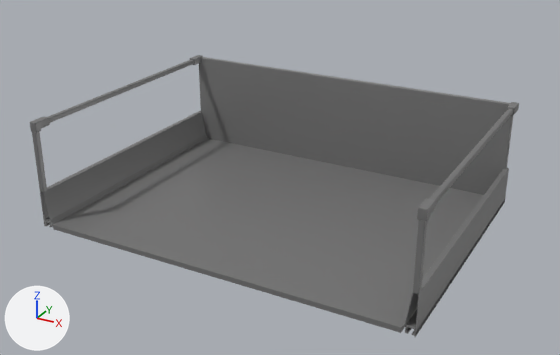
Two versions of the COLLADA model Meshes/SM_drawer_80_214/SM_drawer_80_214.dae, one commit apart.
One viewpoint serves both versions: a 50 mm camera at (0.667, -1.224, 0.583) aimed at (0.0, -0.011, -0.024). The lights are fixed; the arrows at lower left show +X, +Y and +Z.

In view in the first picture: 'SM_drawer_80_214'.
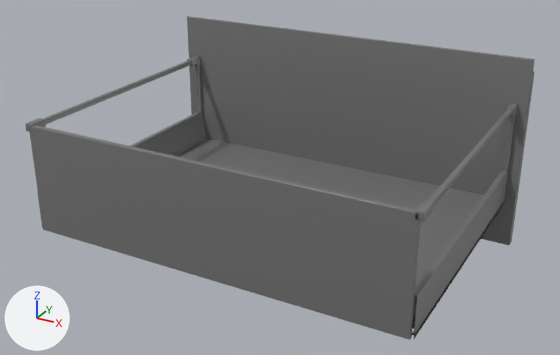
Boxes [x1, y1, x2, y2] around the edits, measured in the pictures (560 x 355 px; the box of a moved part takes in the faces that stretch with it):
'SM_drawer_80_214', reshaped (15% taller): before [30, 55, 519, 337]; after [25, 16, 535, 340]
part 1 of me_sm_drawer_80_214, moved or reshaped: before [30, 111, 509, 337]; after [37, 56, 518, 339]
part 2 of me_sm_drawer_80_214, moved or reshaped: before [199, 57, 514, 171]; after [30, 125, 421, 340]
part 3 of me_sm_drawer_80_214, added: after [187, 16, 535, 245]
part 4 of me_sm_drawer_80_214, moved or reshaped: before [44, 217, 417, 336]; after [412, 311, 416, 335]

The edits, one by one:
Material 'M_Grey_rough_paint' (mat_m_grey_rough_paint) is new.
Its base color is (0.173, 0.173, 0.173) (grey #737373).
Its roughness is 0.45.
me_sm_drawer_80_214 is used by ob_sm_drawer_80_214; location (0.0, 0.0, 0.0).
me_sm_drawer_80_214 had 1305 vertices, 2545 faces and spanned x -0.378..0.378, y -0.271..0.271, z -0.107..0.107.
me_sm_drawer_80_214 now has 1355 vertices, 2641 faces and spans x -0.397..0.397, y -0.282..0.282, z -0.199..0.199.
me_sm_drawer_80_214 part 1: the loose piece of 801 vertices spanning x -0.378..0.378, y -0.271..0.266, z -0.107..0.107 is turned -180 degrees about the z axis through its middle, then moved by (0.0, -0.006, 0.0).
me_sm_drawer_80_214 part 2: the loose piece of 40 vertices spanning x -0.371..0.371, y 0.261..0.271, z -0.107..0.104 is turned -180 degrees about the z axis through its middle, then moved by (0.0, -0.543, 0.0).
me_sm_drawer_80_214 part 3: a new loose piece of 50 vertices spanning x -0.397..0.397, y 0.261..0.282, z -0.199..0.199, in mat_m_grey_rough_paint (grey #737373).
Part 4, on me_sm_drawer_80_214:
36 vertices are removed from x -0.375..0.375, y -0.271, z -0.105..-0.092.
116 faces are deleted.
36 vertices move within x -0.375..0.375, y 0.26, z -0.105..-0.092.
36 new vertices lie (0.0, -0.53, 0.0) away from vertices in x -0.375..0.375, y 0.26, z -0.105..-0.092.
116 new faces join them, mat_m_white_glossy_paint_001 (grey #737373).
me_sm_drawer_80_214 now uses material mat_m_grey_rough_paint (grey #737373).
